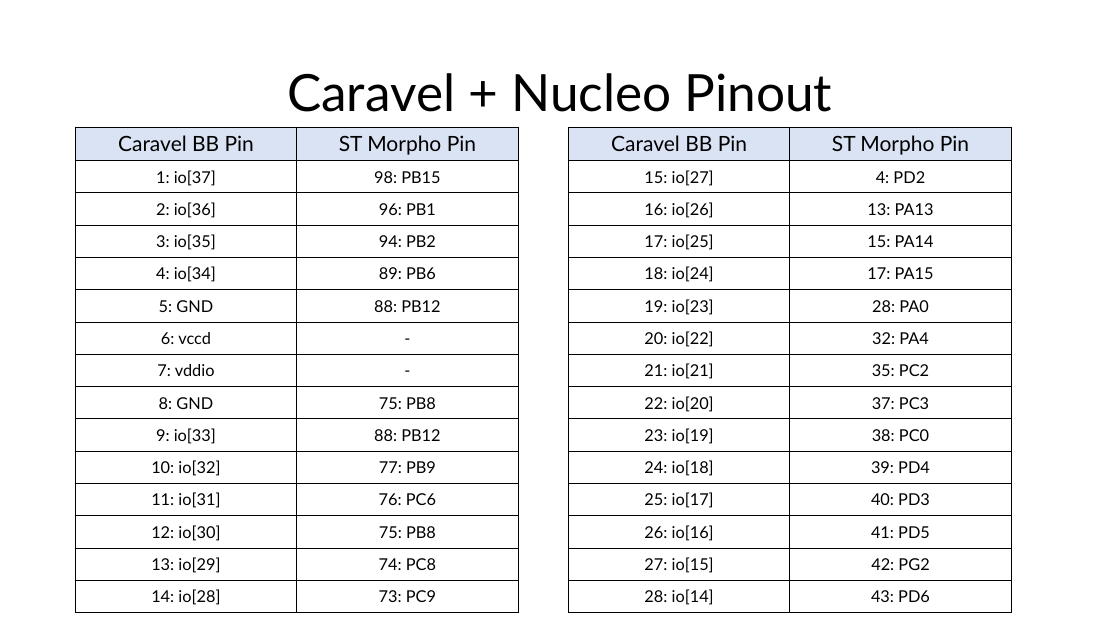
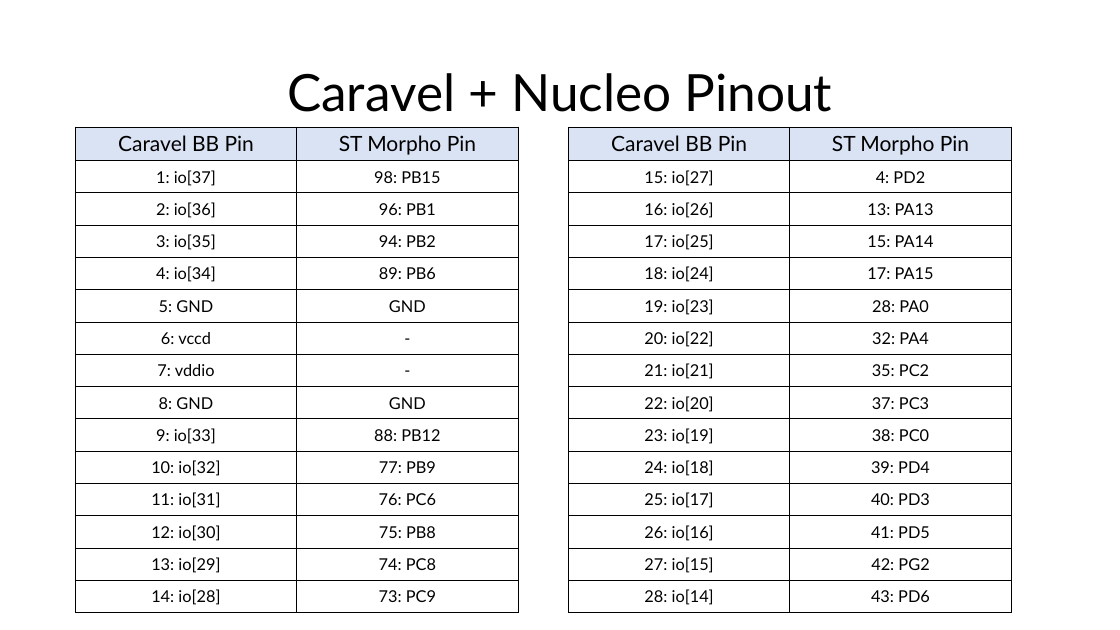
Before and after one commit to efabless/caravel_board, a slide deck: slide 13 of hardware/caravel_Nucleo/docs/Caravel+Nucleo Board.pptx. Drawn at 1120x630 pixels with LibreOffice and Linux fonts; fonts in the diff are those of the drawing. Boxes give left, top, right and bottom in pixels: in the first picture for what was removed or moved away, otherwise in the second. Text is boxed around its words. In the diff, an @@ line names an element or a change of style, - is before the commit and + after.

Commit message:
[in review] update caravel board Nucleo-144 hat

```diff
--- a/hardware/caravel_Nucleo/docs/Caravel+Nucleo Board.pptx
+++ b/hardware/caravel_Nucleo/docs/Caravel+Nucleo Board.pptx
@@ table at <box>76,127,519,613</box> @@
-row 6, column 2: 88: PB12
+row 6, column 2: GND
-row 9, column 2: 75: PB8
+row 9, column 2: GND
```
Also in this commit, not shown: 3 other slides changed, 7 other files.
